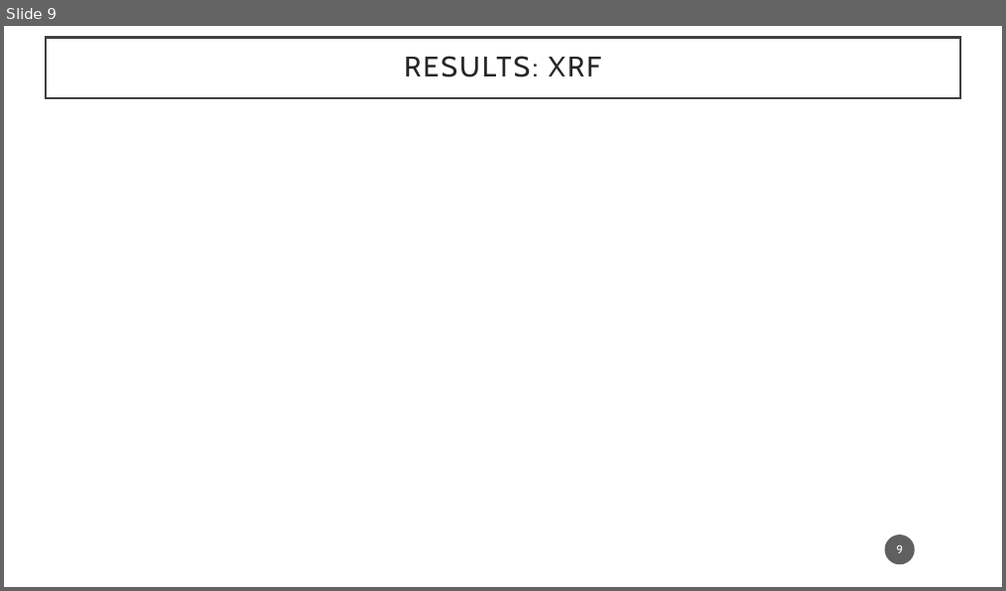
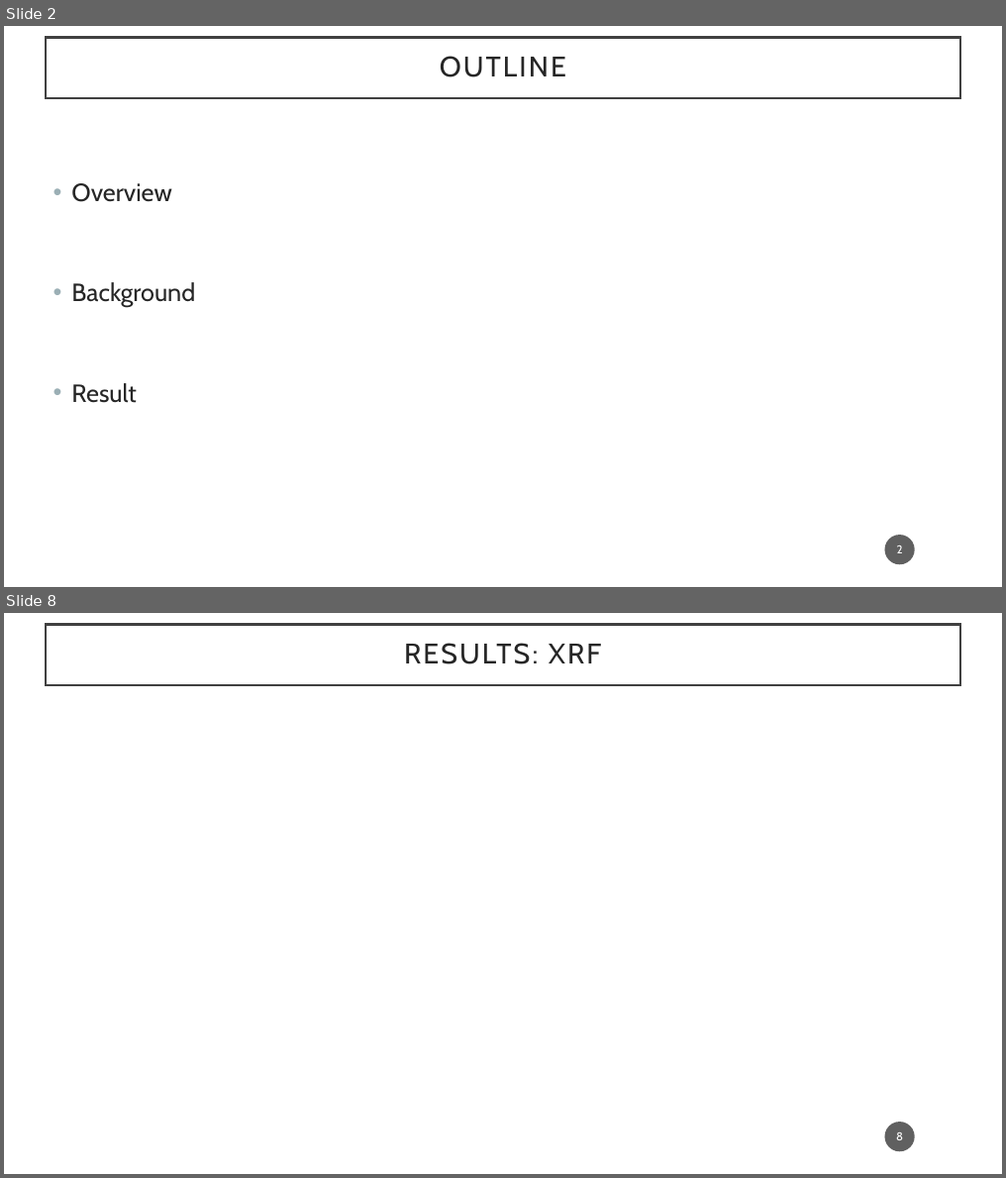
Before and after one commit to Ju-arch720/XRD_xls_raw_converter, a slide deck: Advanced_Characterization/Presentation_Adv_char.pptx. Shown one above the other, each under a label of ours: slide 9 before the commit, slides 2 and 8 after it; the slides between them are not shown. The pictures are 1006x591 and 1006x1178 pixels, drawn with LibreOffice and Linux fonts; fonts in the diff are those of the drawing; background and template pictures are left out. Boxes give left, top, right and bottom in pixels: in the first picture for what was removed or moved away, otherwise in the second. Text is boxed around its words. In the diff, an @@ line names an element or a change of style, - is before the commit and + after.

```diff
--- a/Advanced_Characterization/Presentation_Adv_char.pptx
+++ b/Advanced_Characterization/Presentation_Adv_char.pptx
@@ slide 2 added at (4,26,1002,587), background #FFFFFF @@
@@ rectangle added at (46,37,960,98), fill #FFFFFF, outline #404040 2.5 pt, 27.3 pt, text #262626 @@
+OUTLINE
@@ text added at (71,183,195,403), 24 pt, text #262626 @@
+• Overview
+• Background
+• Result
@@ page number added at (885,535,915,565), fill #1D1D1D at 70% opacity, 11 pt, text #FFFFFF @@
+2
@@ what was slide 9 is now slide 8 @@
@@ page number at (896,1133,903,1141): text changed @@
-9
+8
```
Also in this commit, not shown: 4 slides changed, 4 other slides added, 19 slides removed, 1 other file.
